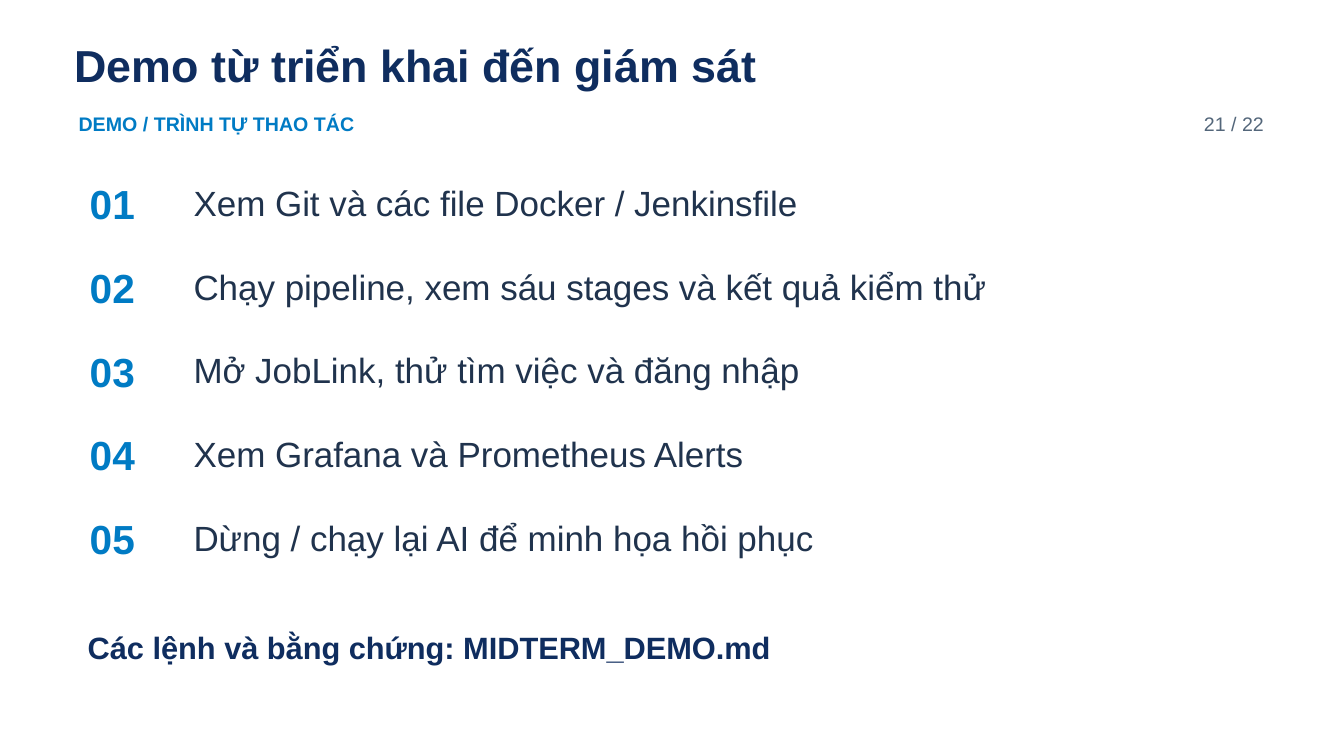
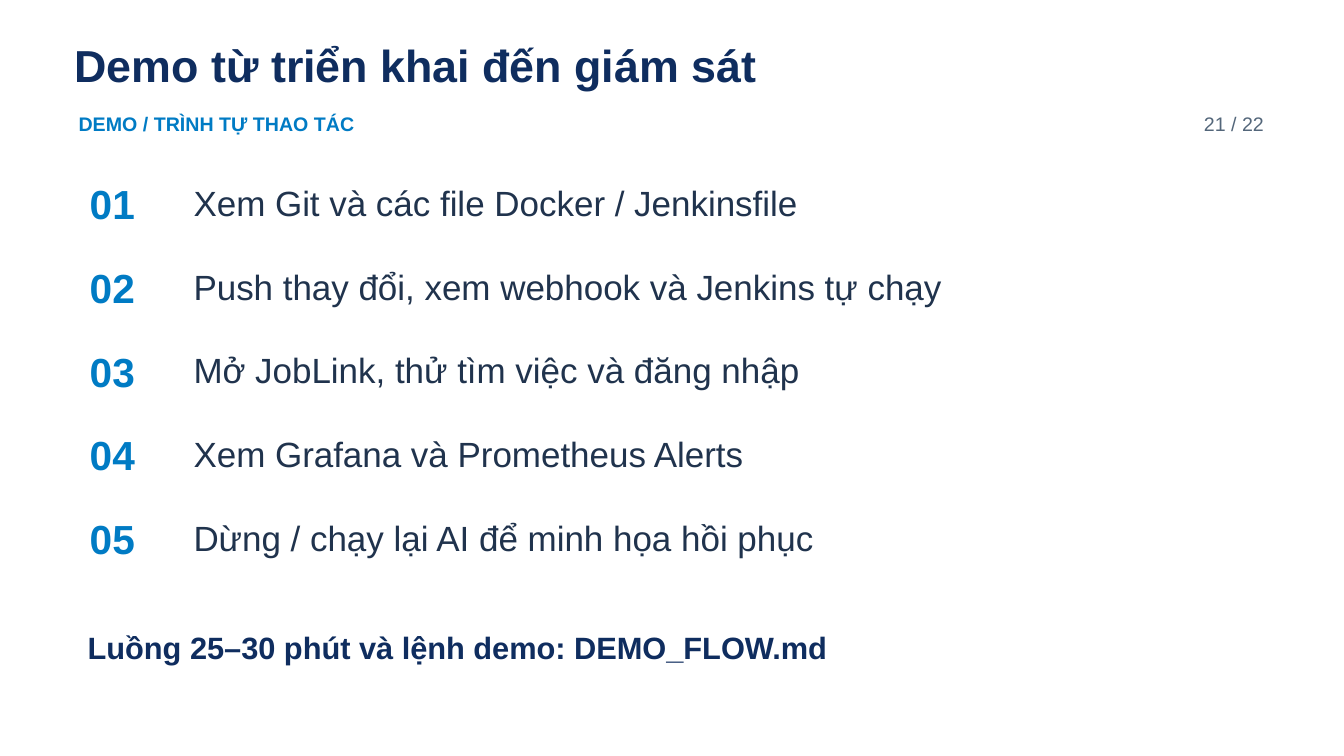
Before and after one commit to hieunofun/cong-nghe-phan-mem, a slide deck: slide 21 of JobLink_Midterm_Presentation.pptx. Drawn at 1344x756 pixels with LibreOffice and Linux fonts; fonts in the diff are those of the drawing; background and template pictures are left out. Boxes give left, top, right and bottom in pixels: in the first picture for what was removed or moved away, otherwise in the second. Text is boxed around its words. In the diff, an @@ line names an element or a change of style, - is before the commit and + after.

Commit message:
docs: verify GitHub webhook and prepare 30-minute midterm demo

```diff
--- a/JobLink_Midterm_Presentation.pptx
+++ b/JobLink_Midterm_Presentation.pptx
@@ text at (x1=194, y1=271, x2=942, y2=306): text changed @@
-Chạy pipeline, xem sáu stages và kết quả kiểm thử
+Push thay đổi, xem webhook và Jenkins tự chạy
@@ text at (x1=88, y1=635, x2=827, y2=664): text changed @@
-Các lệnh và bằng chứng: MIDTERM_DEMO.md
+Luồng 25–30 phút và lệnh demo: DEMO_FLOW.md
```
Also in this commit, not shown: 6 other slides changed, 9 other files.
